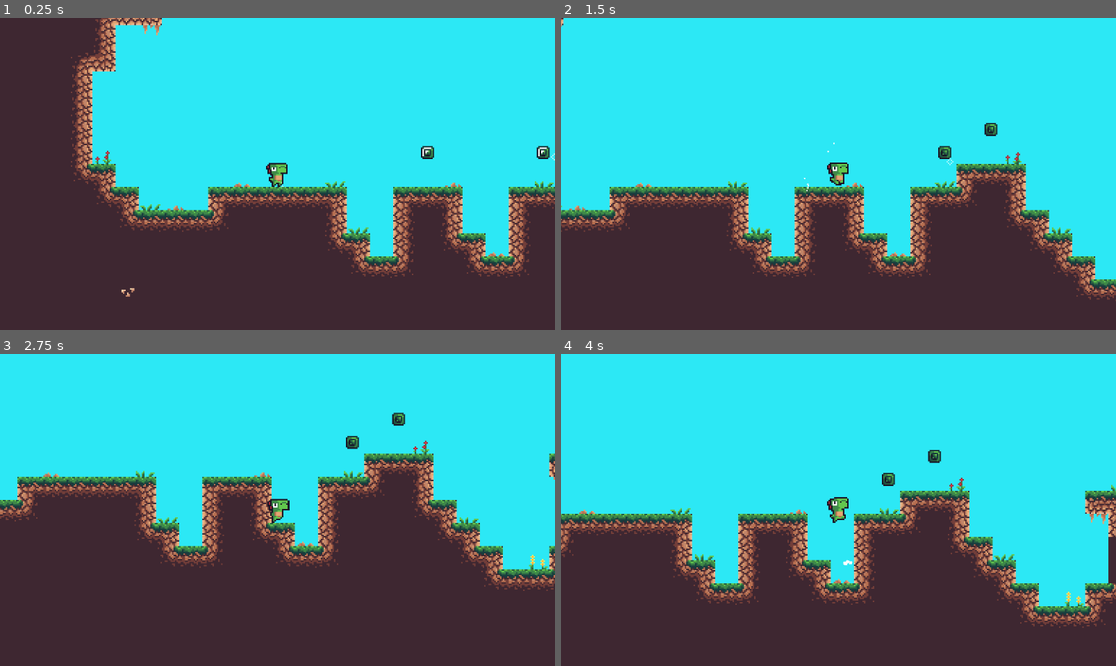
Above: before the commit, frames 1-4 (two rows, left to right).
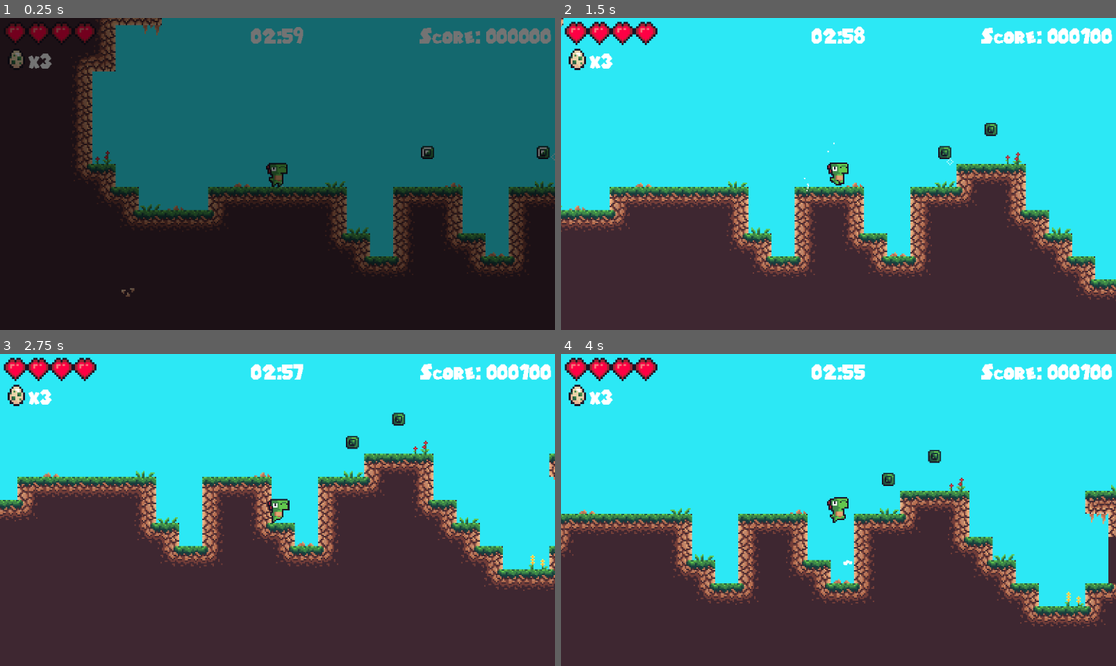
Above: after the commit, the same moments.

Repository: EcoLaec/Dino-Game
Game: Godot game, scene res://Scenes/Levels/level0.tscn
The game is run twice, just before and just after one commit, with the same random seed, the same clock (stepped at 60 frames per second) and the same inputs. Sound files missing from this copy of the repository are replaced by a short silence.
Inputs:
- Up to frame 1 (0.25 s): no input
- Up to frame 2 (1.5 s): hold Shift (Sprint) 0.53-1.28 s; hold Right (Right) from 0.53 s (still down); tap Space (Jump) at 0.77 s; tap Shift (Sprint) at 1.35 s
- Up to frame 3 (2.75 s): tap Space (Jump) at 1.52 s; release Right (Right) at 2.03 s; hold A (Left) from 2.03 s (still down); hold Shift (Sprint) from 2.03 s (still down)
- Up to frame 4 (4 s): release A (Left) at 2.78 s; release Shift (Sprint) at 2.78 s; hold Right (Right) from 2.78 s (still down); tap Shift (Sprint) at 2.85 s; tap Space (Jump) at 3.02, 3.77 s; hold Shift (Sprint) from 3.53 s (still down)

The runs differ from the first frame. In frame 1, 100% of the frame differs, in the area x 0-100%, y 0-100%; in frame 2, 2.3%; in frame 3, 2.3%; in frame 4, 2.3%.

Commit message:
Update level0.tscn

Diff:
--- a/Scenes/Levels/level0.tscn
+++ b/Scenes/Levels/level0.tscn
@@ -19,17 +19,66 @@
 [node name="CollisionShape2D" parent="VoidCollider" index="0"]
 position = Vector2(0, 112)
 
-[node name="UI" parent="." index="6"]
-visible = false
-
 [node name="Checkpoint" parent="." index="7" instance=ExtResource("3_h0wp5")]
 position = Vector2(560, -208)
 
 [node name="Checkpoint2" parent="." index="8" instance=ExtResource("3_h0wp5")]
 position = Vector2(392, -288)
 
-[node name="LevelTransition" parent="." index="9"]
-visible = false
-
 [node name="LevelObjects" parent="." index="10"]
 layer_0/tile_data = PackedInt32Array(-851927, 1, 327680, -1966096, 1, 262144, -917494, 1, 393216, -2359251, 1, 196608,  …(1045 unchanged characters)…
+
+[connection signal="area_entered" from="LevelObjects/HealthPickup" to="LevelObjects/HealthPickup" method="_on_area_entered"]
+[connection signal="area_entered" from="LevelObjects/LifePickup" to="LevelObjects/LifePickup" method="_on_area_entered"]
+[connection signal="area_entered" from="LevelObjects/TimePickup" to="LevelObjects/TimePickup" method="_on_area_entered"]
+[connection signal="area_entered" from="LevelObjects/Pearl" to="LevelObjects/Pearl" method="_on_area_entered"]
+[connection signal="area_entered" from="LevelObjects/@Area2D@18065" to="LevelObjects/@Area2D@18065" method="_on_area_entered"]
+[connection signal="area_entered" from="LevelObjects/@Area2D@18066" to="LevelObjects/@Area2D@18066" method="_on_area_entered"]
+[connection signal="area_entered" from="LevelObjects/Amber" to="LevelObjects/Amber" method="_on_area_entered"]
+[connection signal="area_entered" from="LevelObjects/Jade" to="LevelObjects/Jade" method="_on_area_entered"]
+[connection signal="area_entered" from="LevelObjects/@Area2D@18067" to="LevelObjects/@Area2D@18067" method="_on_area_entered"]
+[connection signal="area_entered" from="LevelObjects/@Area2D@18068" to="LevelObjects/@Area2D@18068" method="_on_area_entered"]
+[connection signal="area_entered" from="LevelObjects/@Area2D@18069" to="LevelObjects/@Area2D@18069" method="_on_area_entered"]
+[connection signal="area_entered" from="LevelObjects/@Area2D@18070" to="LevelObjects/@Area2D@18070" method="_on_area_entered"]
+[connection signal="area_entered" from="LevelObjects/@Area2D@18071" to="LevelObjects/@Area2D@18071" method="_on_area_entered"]
+[connection signal="area_entered" from="LevelObjects/@Area2D@18072" to="LevelObjects/@Area2D@18072" method="_on_area_entered"]
+[connection signal="area_entered" from="LevelObjects/@Area2D@18073" to="LevelObjects/@Area2D@18073" method="_on_area_entered"]
+[connection signal="area_entered" from="LevelObjects/@Area2D@18074" to="LevelObjects/@Area2D@18074" method="_on_area_entered"]
+[connection signal="area_entered" from="LevelObjects/@Area2D@18075" to="LevelObjects/@Area2D@18075" method="_on_area_entered"]
+[connection signal="area_entered" from="LevelObjects/@Area2D@18076" to="LevelObjects/@Area2D@18076" method="_on_area_entered"]
+[connection signal="area_entered" from="LevelObjects/@Area2D@18077" to="LevelObjects/@Area2D@18077" method="_on_area_entered"]
+[connection signal="area_entered" from="LevelObjects/@Area2D@18078" to="LevelObjects/@Area2D@18078" method="_on_area_entered"]
+[connection signal="area_entered" from="LevelObjects/@Area2D@18079" to="LevelObjects/@Area2D@18079" method="_on_area_entered"]
+[connection signal="area_entered" from="LevelObjects/@Area2D@18080" to="LevelObjects/@Area2D@18080" method="_on_area_entered"]
+[connection signal="area_entered" from="LevelObjects/@Area2D@18081" to="LevelObjects/@Area2D@18081" method="_on_area_entered"]
+[connection signal="area_entered" from="LevelObjects/@Area2D@18082" to="LevelObjects/@Area2D@18082" method="_on_area_entered"]
+[connection signal="area_entered" from="LevelObjects/@Area2D@18083" to="LevelObjects/@Area2D@18083" method="_on_area_entered"]
+[connection signal="area_entered" from="LevelObjects/@Area2D@18084" to="LevelObjects/@Area2D@18084" method="_on_area_entered"]
+[connection signal="area_entered" from="LevelObjects/@Area2D@18085" to="LevelObjects/@Area2D@18085" method="_on_area_entered"]
+[connection signal="area_entered" from="LevelObjects/@Area2D@18086" to="LevelObjects/@Area2D@18086" method="_on_area_entered"]
+[connection signal="area_entered" from="LevelObjects/@Area2D@18087" to="LevelObjects/@Area2D@18087" method="_on_area_entered"]
+[connection signal="area_entered" from="LevelObjects/@Area2D@18088" to="LevelObjects/@Area2D@18088" method="_on_area_entered"]
+[connection signal="area_entered" from="LevelObjects/@Area2D@18089" to="LevelObjects/@Area2D@18089" method="_on_area_entered"]
+[connection signal="area_entered" from="LevelObjects/@Area2D@18090" to="LevelObjects/@Area2D@18090" method="_on_area_entered"]
+[connection signal="area_entered" from="LevelObjects/@Area2D@18091" to="LevelObjects/@Area2D@18091" method="_on_area_entered"]
+[connection signal="area_entered" from="LevelObjects/@Area2D@18092" to="LevelObjects/@Area2D@18092" method="_on_area_entered"]
+[connection signal="area_entered" from="LevelObjects/@Area2D@18093" to="LevelObjects/@Area2D@18093" method="_on_area_entered"]
+[connection signal="area_entered" from="LevelObjects/@Area2D@18094" to="LevelObjects/@Area2D@18094" method="_on_area_entered"]
+[connection signal="area_entered" from="LevelObjects/@Area2D@18095" to="LevelObjects/@Area2D@18095" method="_on_area_entered"]
+[connection signal="area_entered" from="LevelObjects/@Area2D@18096" to="LevelObjects/@Area2D@18096" method="_on_area_entered"]
+[connection signal="area_entered" from="LevelObjects/@Area2D@18097" to="LevelObjects/@Area2D@18097" method="_on_area_entered"]
+[connection signal="area_entered" from="LevelObjects/@Area2D@18098" to="LevelObjects/@Area2D@18098" method="_on_area_entered"]
+[connection signal="area_entered" from="LevelObjects/@Area2D@18099" to="LevelObjects/@Area2D@18099" method="_on_area_entered"]
+[connection signal="area_entered" from="LevelObjects/@Area2D@18100" to="LevelObjects/@Area2D@18100" method="_on_area_entered"]
+[connection signal="area_entered" from="LevelObjects/@Area2D@18101" to="LevelObjects/@Area2D@18101" method="_on_area_entered"]
+[connection signal="area_entered" from="LevelObjects/@Area2D@18102" to="LevelObjects/@Area2D@18102" method="_on_area_entered"]
+[connection signal="area_entered" from="LevelObjects/@Area2D@18103" to="LevelObjects/@Area2D@18103" method="_on_area_entered"]
+[connection signal="area_entered" from="LevelObjects/@Area2D@18104" to="LevelObjects/@Area2D@18104" method="_on_area_entered"]
+[connection signal="area_entered" from="LevelObjects/@Area2D@18105" to="LevelObjects/@Area2D@18105" method="_on_area_entered"]
+[connection signal="area_entered" from="LevelObjects/@Area2D@18106" to="LevelObjects/@Area2D@18106" method="_on_area_entered"]
+[connection signal="area_entered" from="LevelObjects/@Area2D@18107" to="LevelObjects/@Area2D@18107" method="_on_area_entered"]
+[connection signal="area_entered" from="LevelObjects/@Area2D@18108" to="LevelObjects/@Area2D@18108" method="_on_area_entered"]
+[connection signal="area_entered" from="LevelObjects/@Area2D@18109" to="LevelObjects/@Area2D@18109" method="_on_area_entered"]
+[connection signal="area_entered" from="LevelObjects/@Area2D@18111" to="LevelObjects/@Area2D@18111" method="_on_area_entered"]
+[connection signal="area_entered" from="LevelObjects/@Area2D@18112" to="LevelObjects/@Area2D@18112" method="_on_area_entered"]
+[connection signal="area_entered" from="LevelObjects/@Area2D@18113" to="LevelObjects/@Area2D@18113" method="_on_area_entered"]
